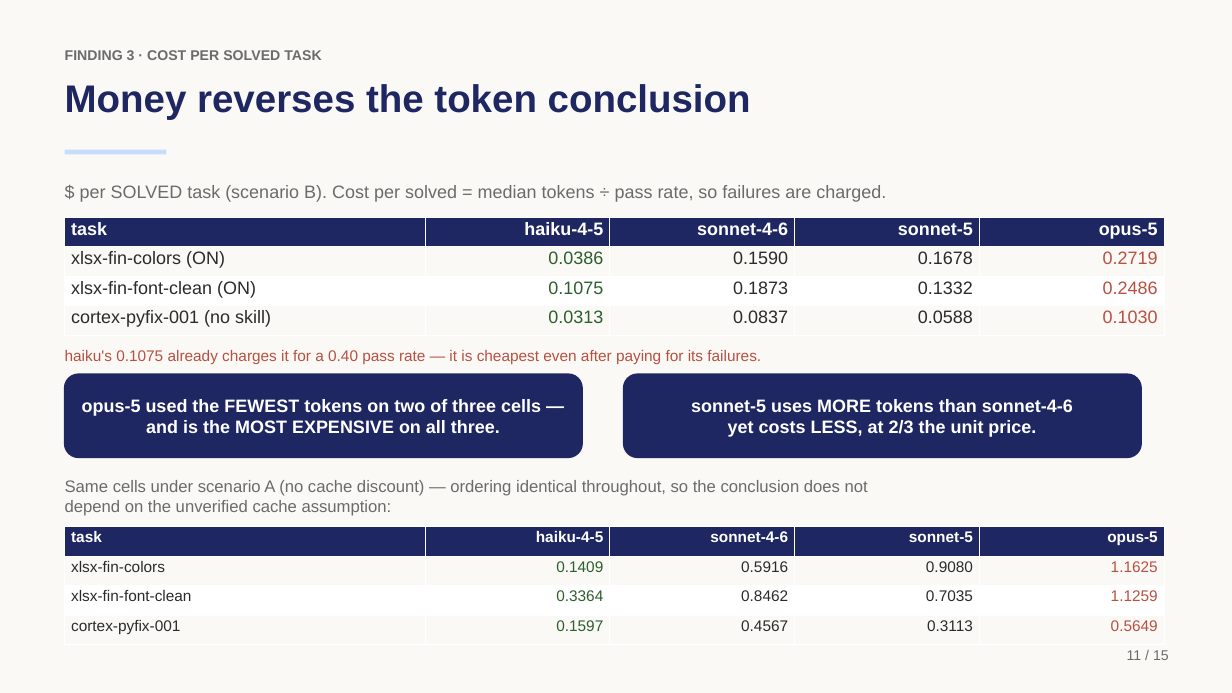
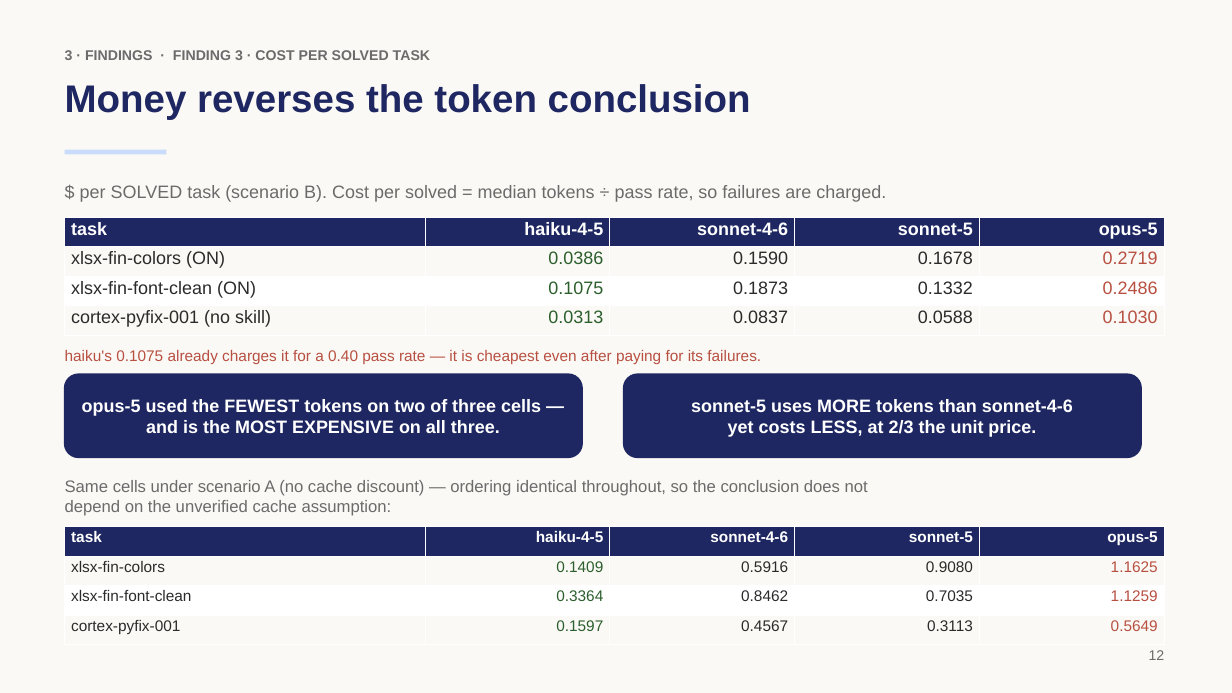
Before and after one commit to rossoctl/autobench-claudecode, a slide deck: slide 12 of results/autobench-claudecode-summary.pptx (slide 11 before the commit). Drawn at 1232x693 pixels with LibreOffice and Linux fonts; fonts in the diff are those of the drawing. Boxes give left, top, right and bottom in pixels: in the first picture for what was removed or moved away, otherwise in the second. Text is boxed around its words. In the diff, an @@ line names an element or a change of style, - is before the commit and + after.

```diff
--- a/results/autobench-claudecode-summary.pptx
+++ b/results/autobench-claudecode-summary.pptx
@@ text at (65, 50, 430, 60): text changed @@
-FINDING 3 · COST PER SOLVED TASK
+3 · FINDINGS · FINDING 3 · COST PER SOLVED TASK
@@ text at (1149, 650, 1165, 660): text changed @@
-11 / 15
+12
```
Also in this commit, not shown: 14 other slides changed, 1 slide added, 3 other files.
